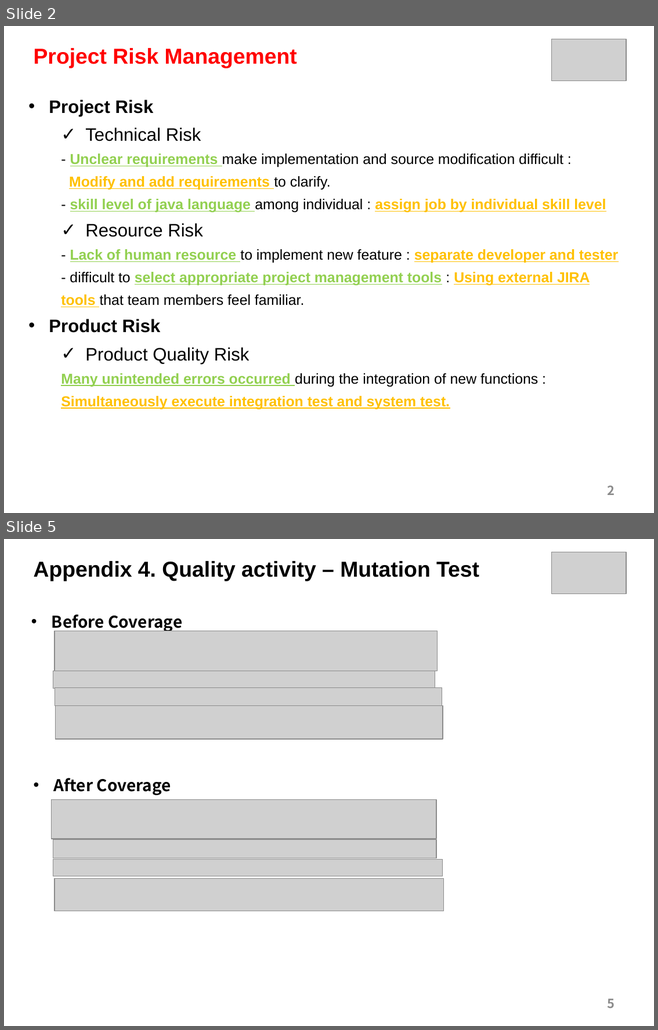
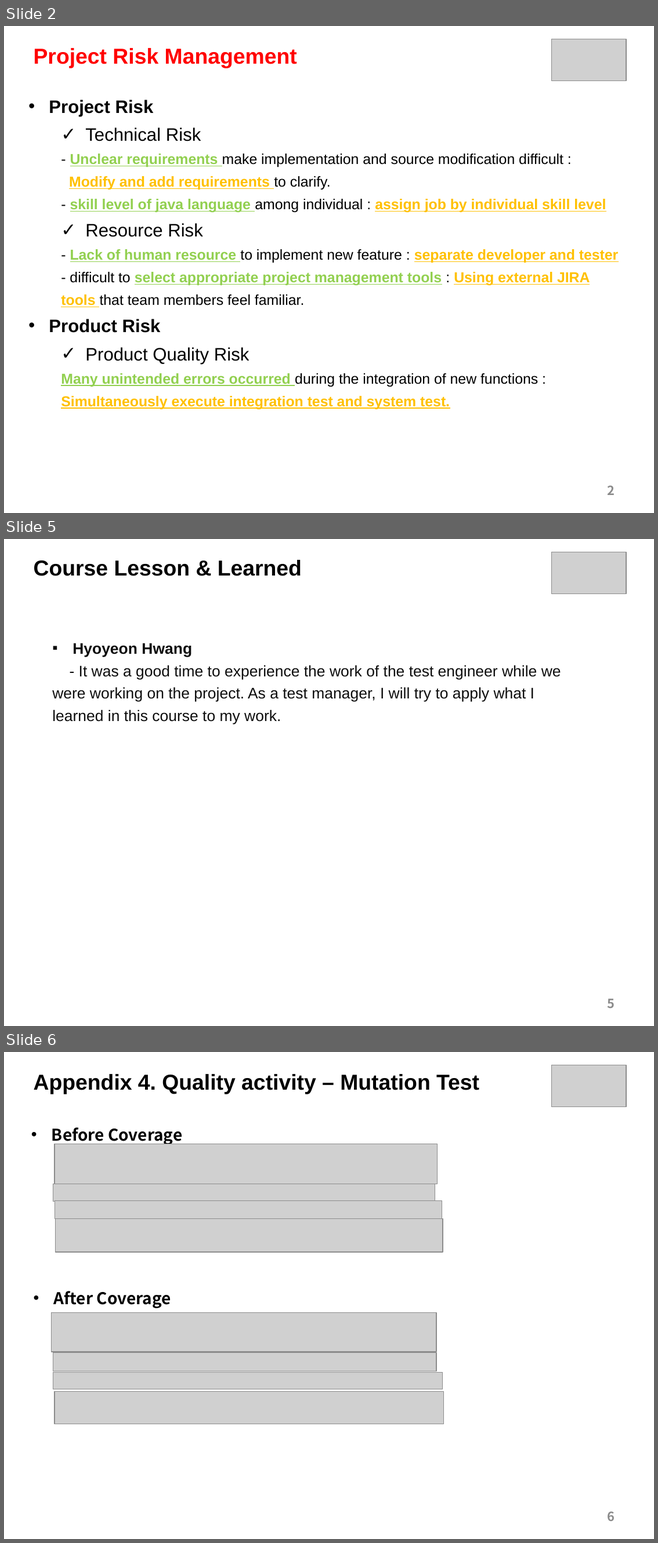
Before and after one commit to sunghochin/share_doc, a slide deck: final-presentation/bts_final-presentaion_0801_draft3_HY.pptx. Shown one above the other, each under a label of ours: slides 2 and 5 before the commit, slides 2, 5 and 6 after it; the slides between them are not shown. The pictures are 658x1030 and 658x1543 pixels, drawn with LibreOffice and Linux fonts; fonts in the diff are those of the drawing; grey boxes stand for pictures. Boxes give left, top, right and bottom in pixels: in the first picture for what was removed or moved away, otherwise in the second. Text is boxed around its words. In the diff, an @@ line names an element or a change of style, - is before the commit and + after.

Commit message:
modify presentation files and Lesson Learned

```diff
--- a/final-presentation/bts_final-presentaion_0801_draft3_HY.pptx
+++ b/final-presentation/bts_final-presentaion_0801_draft3_HY.pptx
@@ slide 5 added at box(4, 539, 654, 1026), background #FFFFFF @@
@@ picture added at box(552, 552, 626, 594) @@
@@ text added at box(34, 560, 302, 576), 24 pt, text #000000, bold @@
+Course Lesson & Learned
@@ text added at box(52, 643, 561, 725), 17 pt, text #0D0D0D @@
+  ▪ Hyoyeon Hwang
+  - It was a good time to experience the work of the test engineer while we were working on the project. As a test manager, I will try to apply what I learned in this course to my work.
@@ page number added at box(607, 999, 615, 1008), 14 pt, text #8C8C8C, bold @@
+5
@@ what was slide 5 is now slide 6 @@
@@ page number at box(607, 1511, 615, 1521): text changed @@
-5
+6
```
Also in this commit, not shown: 2 slides changed.
